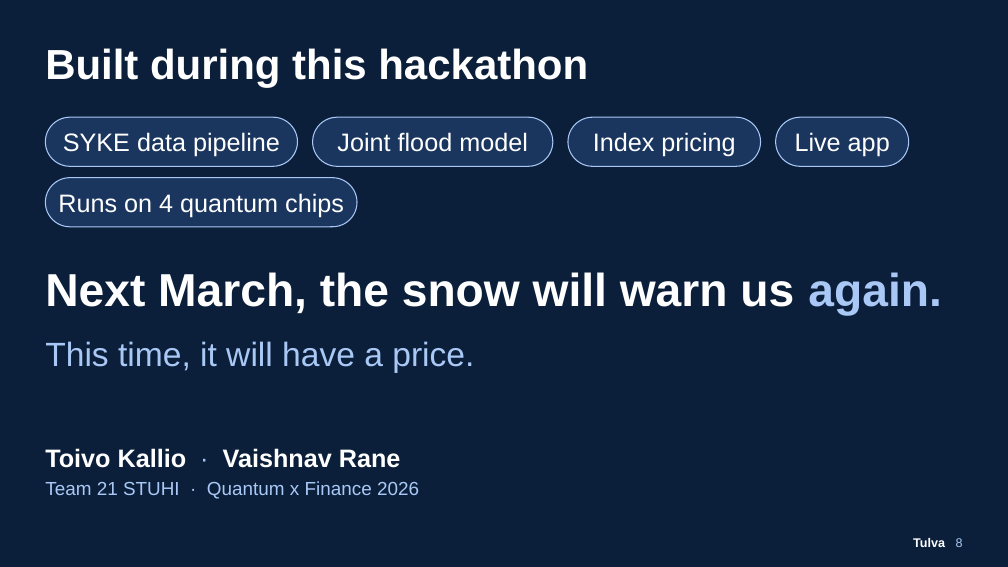
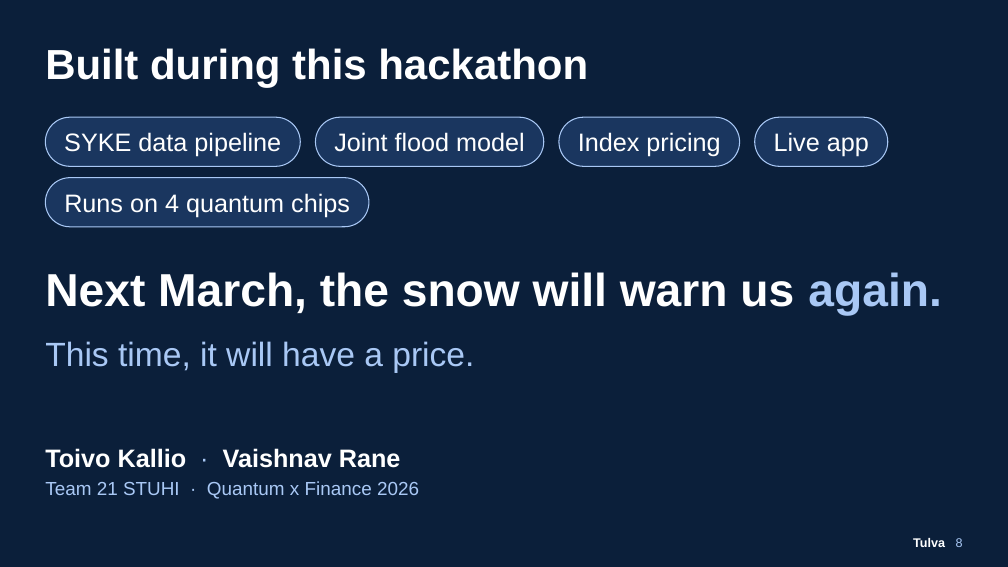
Before and after one commit to Zawaer/tulva, a slide deck: slide 8 of deck/Tulva_QxF2026.pptx. Drawn at 1008x567 pixels with LibreOffice and Linux fonts; fonts in the diff are those of the drawing. Boxes give left, top, right and bottom in pixels: in the first picture for what was removed or moved away, otherwise in the second. Text is boxed around its words. In the diff, an @@ line names an element or a change of style, - is before the commit and + after.

```diff
--- a/deck/Tulva_QxF2026.pptx
+++ b/deck/Tulva_QxF2026.pptx
@@ rounded rectangle: place and size @@
-rounded rectangle at (312, 117, 553, 166)
+rounded rectangle at (315, 117, 544, 166)
@@ text "Index pricing": place and size @@
-text "Index pricing" at (593, 132, 735, 157)
+text "Index pricing" at (578, 132, 720, 157)
@@ rounded rectangle: place and size @@
-rounded rectangle at (568, 117, 761, 166)
+rounded rectangle at (559, 117, 740, 166)
@@ text "Live app": place and size @@
-text "Live app" at (795, 132, 890, 157)
+text "Live app" at (774, 132, 869, 157)
@@ rounded rectangle: place and size @@
-rounded rectangle at (776, 117, 909, 166)
+rounded rectangle at (755, 117, 888, 166)
@@ text "Runs on 4 quantum chips": place and size @@
-text "Runs on 4 quantum chips" at (58, 193, 344, 218)
+text "Runs on 4 quantum chips" at (64, 193, 350, 218)
@@ rounded rectangle: place and size @@
-rounded rectangle at (45, 178, 357, 227)
+rounded rectangle at (45, 178, 369, 227)
```
Also in this commit, not shown: 1 other slide changed, 10 other files.
